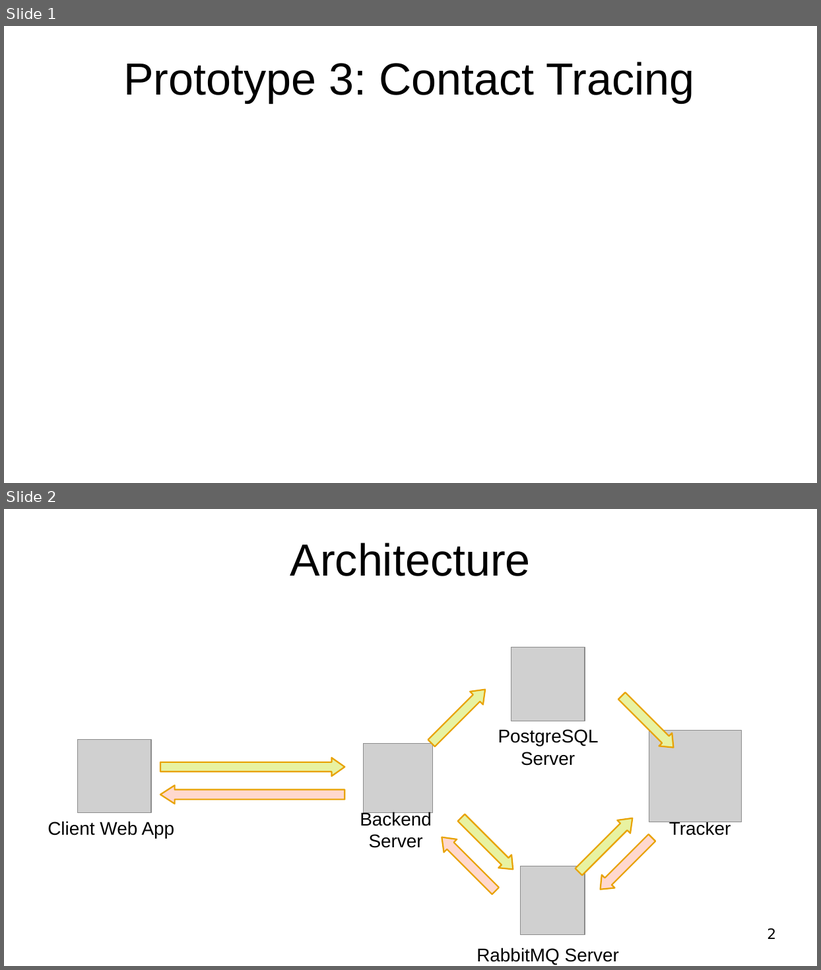
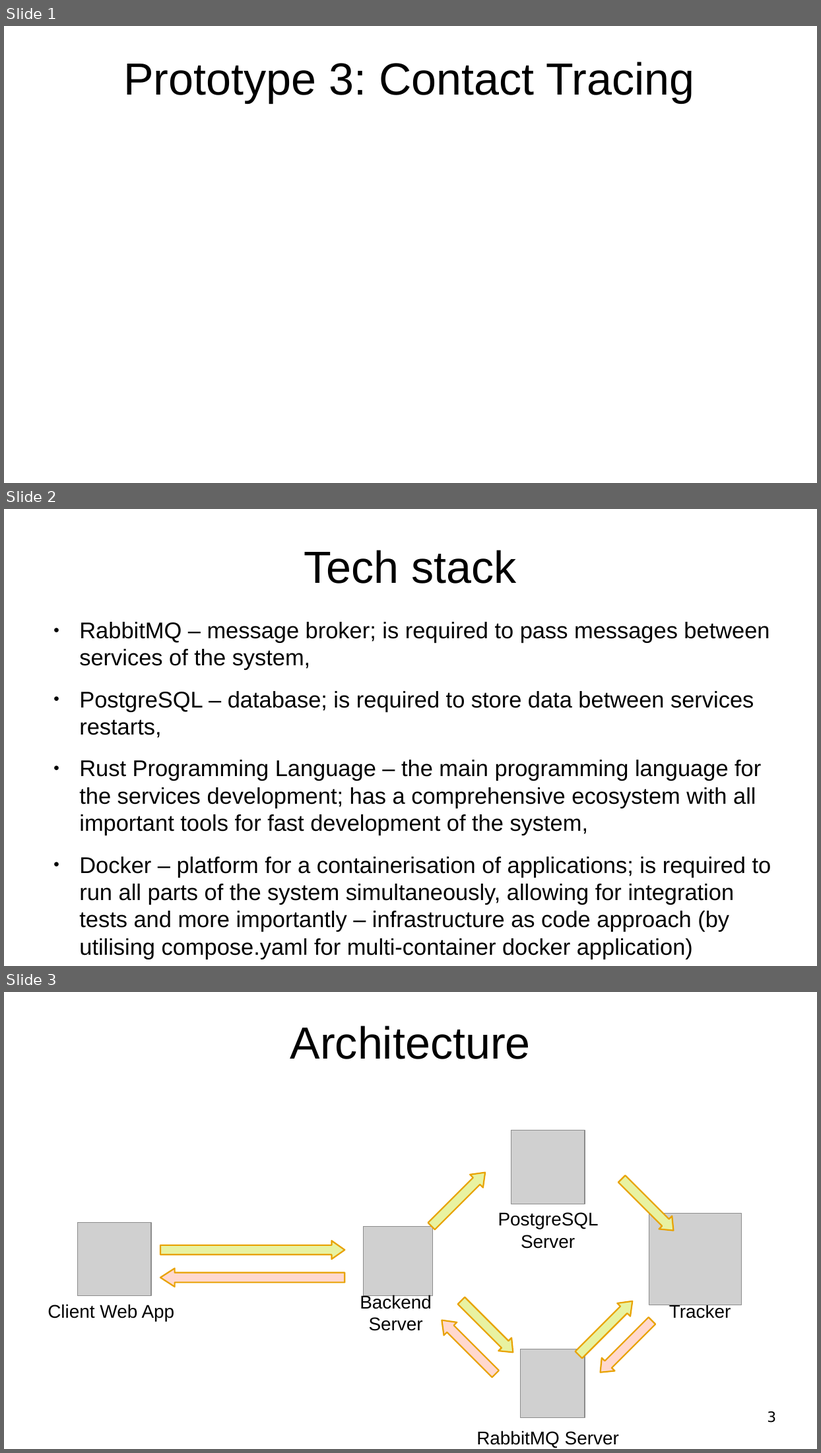
Before and after one commit to WeededMuffin385/PBT205, a slide deck: contact_tracing/documentation/architecture_presentation.odp. Shown one above the other, each under a label of ours: slides 1 and 2 before the commit, slides 1, 2 and 3 after it. The pictures are 821x970 and 821x1453 pixels, drawn with LibreOffice and Linux fonts; fonts in the diff are those of the drawing; grey boxes stand for pictures. Boxes give left, top, right and bottom in pixels: in the first picture for what was removed or moved away, otherwise in the second. Text is boxed around its words. In the diff, an @@ line names an element or a change of style, - is before the commit and + after.

Commit message:
[CONTACT TRACING] Updated architecture presentation

```diff
--- a/contact_tracing/documentation/architecture_presentation.odp
+++ b/contact_tracing/documentation/architecture_presentation.odp
@@ slide 2 added at <box>4,509,817,966</box>, background #FFFFFF @@
@@ title added at <box>304,550,517,584</box>, 44 pt, text #000000 @@
+Tech stack
@@ text added at <box>79,622,772,959</box>, 22.2 pt, text #000000 @@
+● RabbitMQ – message broker; is required to pass messages between services of the system,
+● PostgreSQL – database; is required to store data between services restarts,
+● Rust Programming Language – the main programming language for the services development; has a comprehensive ecosystem with all important tools for fast development of the system,
+● Docker – platform for a containerisation of applications; is required to run all parts of the system simultaneously, allowing for integration tests and more importantly – infrastructure as code approach (by utilising compose.yaml for multi-container docker application)
@@ what was slide 2 is now slide 3 @@
@@ page number at <box>767,1412,776,1423</box>: text changed @@
-2
+3
```
